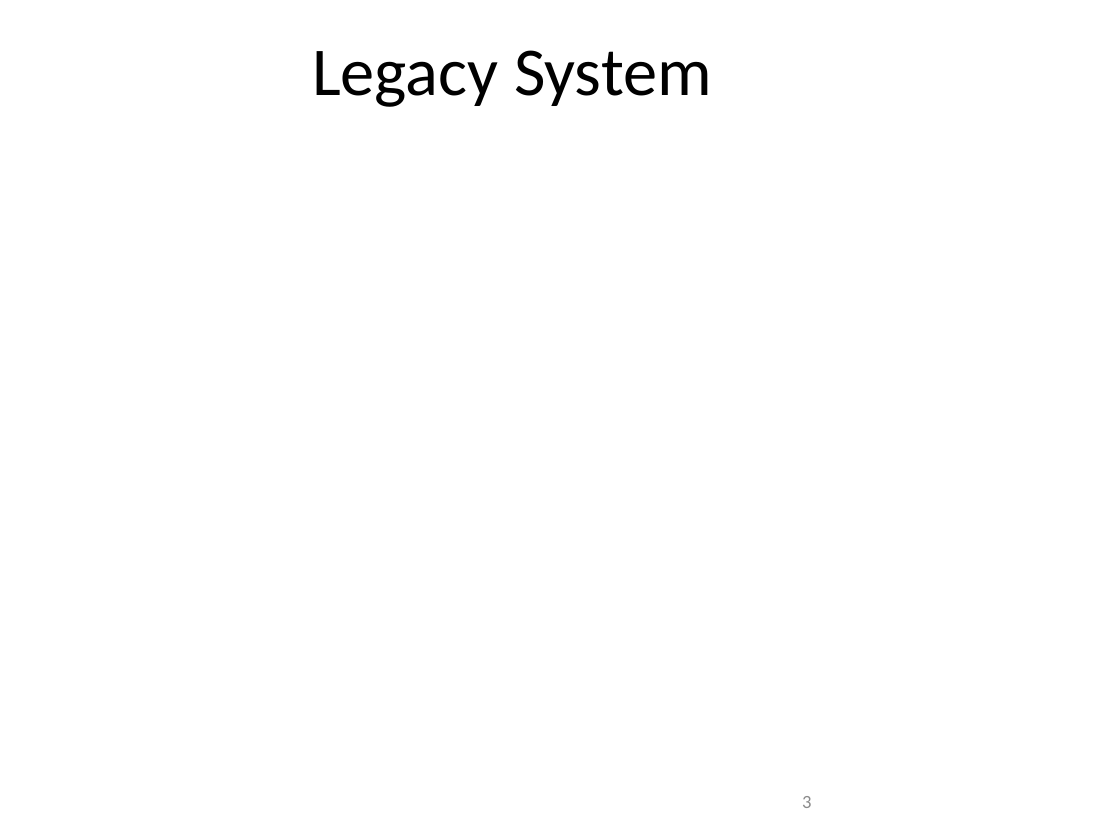
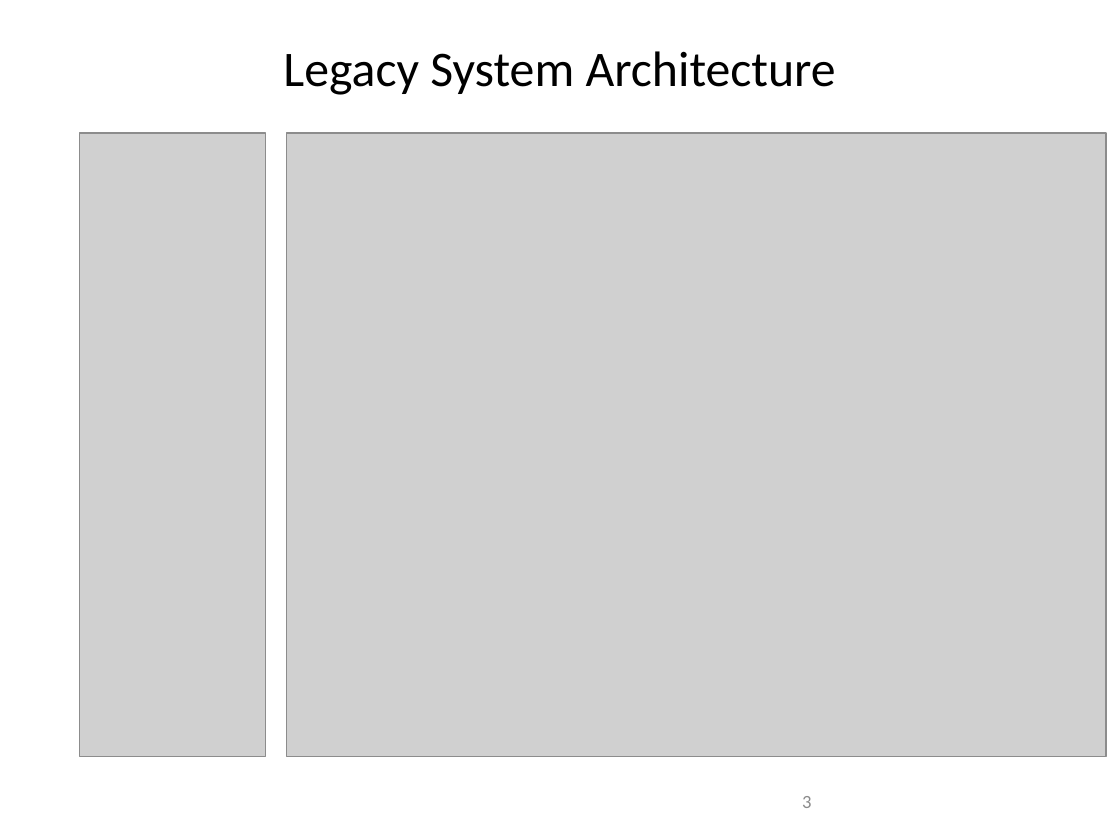
Before and after one commit to amichel/PaymentsGateway.MassTransit.Demo, a slide deck: slide 3 of Presentation/Service Bus Integration Patterns.pptx. Drawn at 1120x840 pixels with LibreOffice and Linux fonts; fonts in the diff are those of the drawing; grey boxes stand for pictures; background and template pictures are left out. Boxes give left, top, right and bottom in pixels: in the first picture for what was removed or moved away, otherwise in the second. Text is boxed around its words. In the diff, an @@ line names an element or a change of style, - is before the commit and + after.

```diff
--- a/Presentation/Service Bus Integration Patterns.pptx
+++ b/Presentation/Service Bus Integration Patterns.pptx
@@ title at (283,51,836,95): text changed; size 44 to 32 pt @@
-Legacy System
+Legacy System Architecture
@@ picture added at (80,133,265,757) @@
@@ picture added at (287,133,1107,757) @@
```
Also in this commit, not shown: 2 other slides changed, 7 slides added, 1 other file.
